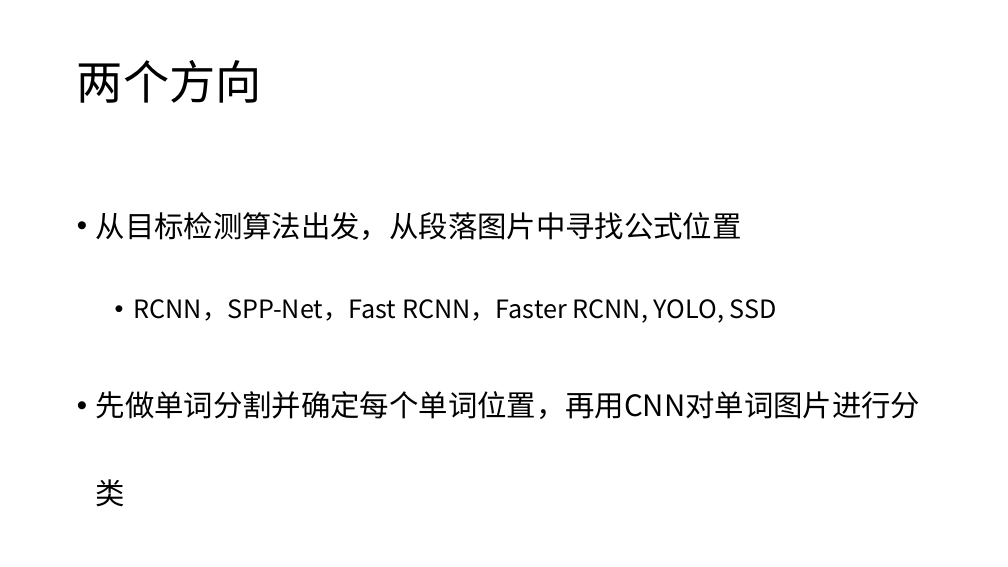
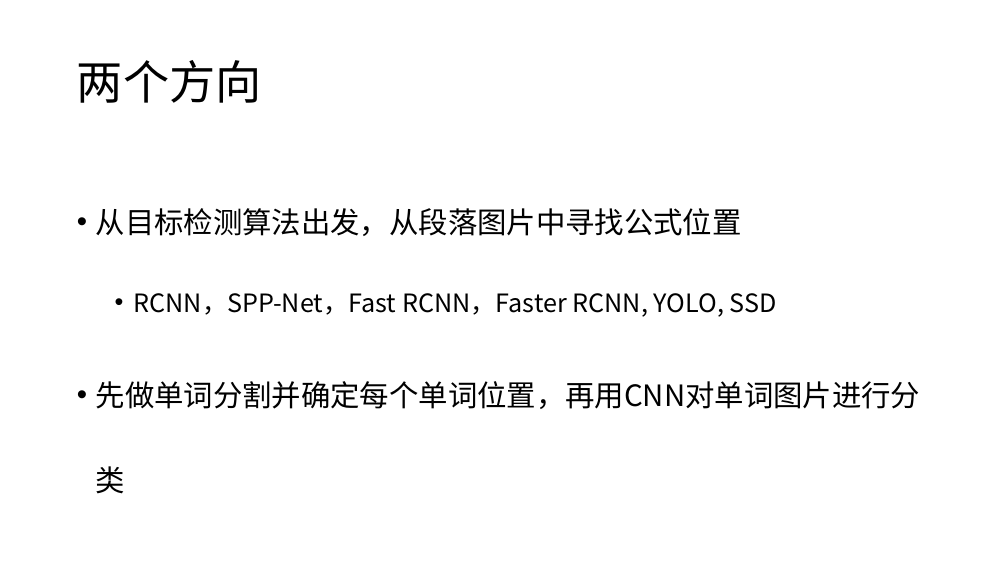
Before and after one commit to IshmaelHeathcliff/find-inline-formulae, a slide deck: slide 2 of Article/答辩演示.pptx. Drawn at 1008x567 pixels with LibreOffice and Linux fonts; fonts in the diff are those of the drawing. Boxes give left, top, right and bottom in pixels: in the first picture for what was removed or moved away, otherwise in the second. Text is boxed around its words. In the diff, an @@ line names an element or a change of style, - is before the commit and + after.

Commit message:
ppt

```diff
--- a/Article/答辩演示.pptx
+++ b/Article/答辩演示.pptx
@@ text "从目标检测算法出发，从段落图片中寻找公式位置" at bbox=[96, 208, 921, 409]: line spacing 2.5 to 2.4 @@
```
Also in this commit, not shown: 1 slide added.
